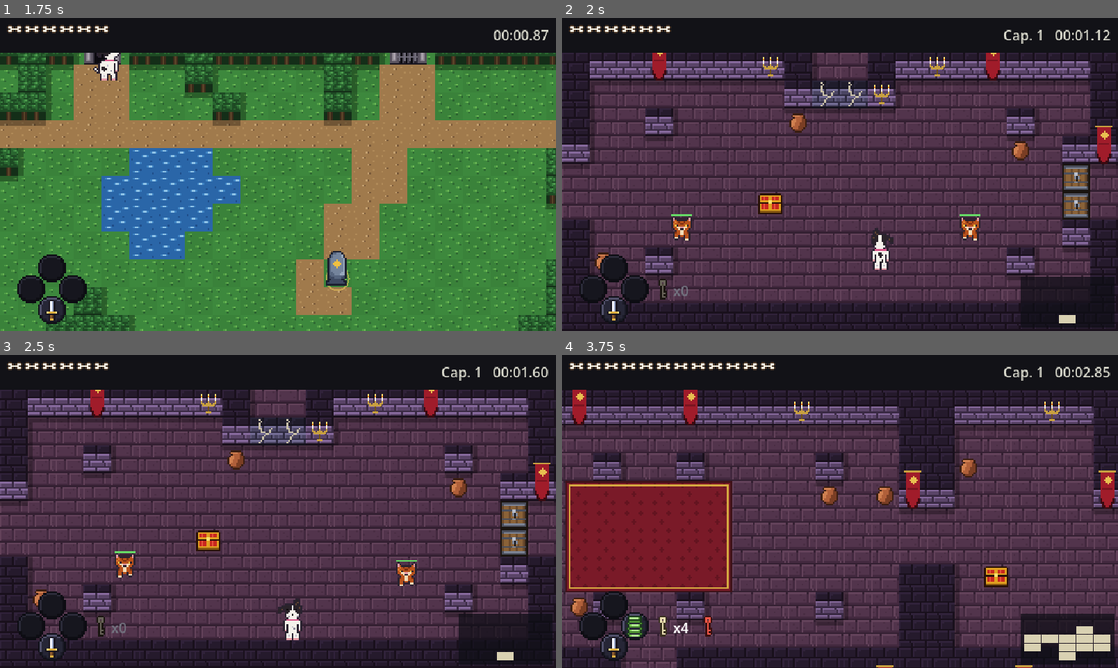
Above: before the commit, frames 1-4 (two rows, left to right).
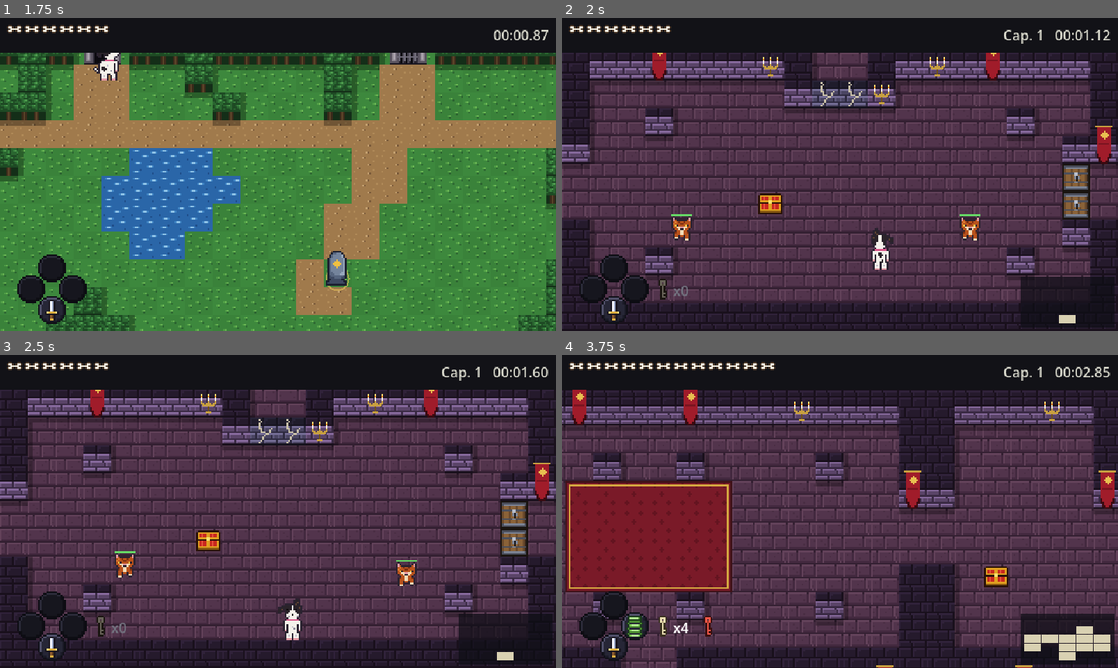
Above: after the commit, the same moments.

Repository: marcelozorza/Alttp2
Game: Godot game, scene res://tools/smoke_test.tscn
Same seed, same stepped clock (60 frames per second), same inputs: the game is played once before the commit and once after it. This scene is started directly instead of the project's main scene.
Inputs (mouse positions are in pixels of both pictures, inside the frame that each line leads up to):
- Up to frame 1 (1.75 s): click "Randomizado" at 0.5 s; tap Enter (ui_accept) at 1.25 s; move the mouse to (400, 158) at 1.27 s; hold D (move_right) from 1.28 s (still down); tap J (attack) at 1.35 s; click (400, 158) at 1.42 s; tap Space (jump) at 1.52 s
- Up to frame 2 (2 s): keep holding D (move_right)
- Up to frame 3 (2.5 s): move the mouse to (166, 527) at 2.02 s; release D (move_right) at 2.03 s; hold S (move_down) from 2.03 s (still down); tap J (attack) at 2.1 s; tap Space (jump) at 2.27 s
- Up to frame 4 (3.75 s): move the mouse to (895, 442) at 2.77 s; release S (move_down) at 2.78 s; hold D (move_right) 2.78-3.53 s; hold Shift (lock_facing) 2.78-3.53 s; tap J (attack) at 3.05 s; move the mouse to (812, 574) at 3.52 s; hold W (move_up) from 3.53 s (still down); tap L (use_bomb) at 3.6 s; click (812, 574) at 3.67 s

Frame 1 is identical in both runs. In frame 2, 0.4% of the frame differs, in the area x 5-84%, y 30-81%; in frame 3, 0.4%; in frame 4, 0.6%, in the area x 1-75%, y 33-84%.

Commit message:
Vasos fora, osso sorteado, melhorias progressivas e morte na seed
Ajustes pedidos por Marcelo nas impressões gravadas em 2026-11-07:

- Os vasos do castelo e das ruínas saem: eram só enfeite.
- O ossinho é sorteado em 30% dos inimigos mortos, em vez de um a cada
  três, e com 3 pontos de vida ou menos todo inimigo deixa um.
- A mola forte e a chama forte são progressivas: a primeira mola achada é
  a mola e a segunda é a mola forte. Corrige a seed travada em que a mola
  forte veio antes da mola. Jogo, lógica, gerador e conferidor usam a
  mesma regra, e o teste de fumaça confere.
- No modo randomizado a morte perde tudo: a seed recomeça do zero e o
  arquivo é gravado assim na hora.

Co-Authored-By: Claude Fable 5.1 <noreply@anthropic.com>
Claude-Session: https://claude.ai/code/session_016s7NevSgZhoYUZ8ynYMumd

Diff:
--- a/art/pot.svg
+++ /dev/null
@@ -1,86 +0,0 @@
-<svg xmlns="http://www.w3.org/2000/svg" width="20" height="22" viewBox="0 0 20 22" shape-rendering="crispEdges">
-<rect x="4" y="0" width="12" height="1" fill="#3a1e12"/>
-<rect x="4" y="1" width="12" height="1" fill="#3a1e12"/>
-<rect x="2" y="2" width="2" height="1" fill="#3a1e12"/>
-<rect x="4" y="2" width="8" height="1" fill="#d08050"/>
-<rect x="12" y="2" width="4" height="1" fill="#b0603a"/>
-<rect x="16" y="2" width="2" height="1" fill="#3a1e12"/>
-<rect x="2" y="3" width="2" height="1" fill="#3a1e12"/>
-<rect x="4" y="3" width="8" height="1" fill="#d08050"/>
-<rect x="12" y="3" width="4" height="1" fill="#b0603a"/>
-<rect x="16" y="3" width="2" height="1" fill="#3a1e12"/>
-<rect x="4" y="4" width="2" height="1" fill="#3a1e12"/>
-<rect x="6" y="4" width="8" height="1" fill="#b0603a"/>
-<rect x="14" y="4" width="2" height="1" fill="#7a3e24"/>
-<rect x="16" y="4" width="2" height="1" fill="#3a1e12"/>
-<rect x="4" y="5" width="2" height="1" fill="#3a1e12"/>
-<rect x="6" y="5" width="8" height="1" fill="#b0603a"/>
-<rect x="14" y="5" width="2" height="1" fill="#7a3e24"/>
-<rect x="16" y="5" width="2" height="1" fill="#3a1e12"/>
-<rect x="2" y="6" width="2" height="1" fill="#3a1e12"/>
-<rect x="4" y="6" width="4" height="1" fill="#d08050"/>
-<rect x="8" y="6" width="6" height="1" fill="#b0603a"/>
-<rect x="14" y="6" width="4" height="1" fill="#7a3e24"/>
-<rect x="18" y="6" width="2" height="1" fill="#3a1e12"/>
-<rect x="2" y="7" width="2" height="1" fill="#3a1e12"/>
-<rect x="4" y="7" width="4" height="1" fill="#d08050"/>
-<rect x="8" y="7" width="6" height="1" fill="#b0603a"/>
-<rect x="14" y="7" width="4" height="1" fill="#7a3e24"/>
-<rect x="18" y="7" width="2" height="1" fill="#3a1e12"/>
-<rect x="0" y="8" width="2" height="1" fill="#3a1e12"/>
-<rect x="2" y="8" width="6" height="1" fill="#d08050"/>
-<rect x="8" y="8" width="6" height="1" fill="#b0603a"/>
-<rect x="14" y="8" width="4" height="1" fill="#7a3e24"/>
-<rect x="18" y="8" width="2" height="1" fill="#3a1e12"/>
-<rect x="0" y="9" width="2" height="1" fill="#3a1e12"/>
-<rect x="2" y="9" width="6" height="1" fill="#d08050"/>
-<rect x="8" y="9" width="6" height="1" fill="#b0603a"/>
-<rect x="14" y="9" width="4" height="1" fill="#7a3e24"/>
-<rect x="18" y="9" width="2" height="1" fill="#3a1e12"/>
-<rect x="0" y="10" width="2" height="1" fill="#3a1e12"/>
-<rect x="2" y="10" width="4" height="1" fill="#d08050"/>
-<rect x="6" y="10" width="6" height="1" fill="#b0603a"/>
-<rect x="12" y="10" width="6" height="1" fill="#7a3e24"/>
-<rect x="18" y="10" width="2" height="1" fill="#3a1e12"/>
-<rect x="0" y="11" width="2" height="1" fill="#3a1e12"/>
-<rect x="2" y="11" width="4" height="1" fill="#d08050"/>
-<rect x="6" y="11" width="6" height="1" fill="#b0603a"/>
-<rect x="12" y="11" width="6" height="1" fill="#7a3e24"/>
-<rect x="18" y="11" width="2" height="1" fill="#3a1e12"/>
-<rect x="0" y="12" width="2" height="1" fill="#3a1e12"/>
-<rect x="2" y="12" width="4" height="1" fill="#d08050"/>
-<rect x="6" y="12" width="6" height="1" fill="#b0603a"/>
-<rect x="12" y="12" width="6" height="1" fill="#7a3e24"/>
-<rect x="18" y="12" width="2" height="1" fill="#3a1e12"/>
-<rect x="0" y="13" width="2" height="1" fill="#3a1e12"/>
-<rect x="2" y="13" width="4" height="1" fill="#d08050"/>
-<rect x="6" y="13" width="6" height="1" fill="#b0603a"/>
-<rect x="12" y="13" width="6" height="1" fill="#7a3e24"/>
-<rect x="18" y="13" width="2" height="1" fill="#3a1e12"/>
-<rect x="0" y="14" width="2" height="1" fill="#3a1e12"/>
-<rect x="2" y="14" width="2" height="1" fill="#d08050"/>
-<rect x="4" y="14" width="6" height="1" fill="#b0603a"/>
-<rect x="10" y="14" width="8" height="1" fill="#7a3e24"/>
-<rect x="18" y="14" width="2" height="1" fill="#3a1e12"/>
-<rect x="0" y="15" width="2" height="1" fill="#3a1e12"/>
-<rect x="2" y="15" width="2" height="1" fill="#d08050"/>
-<rect x="4" y="15" width="6" height="1" fill="#b0603a"/>
-<rect x="10" y="15" width="8" height="1" fill="#7a3e24"/>
-<rect x="18" y="15" width="2" height="1" fill="#3a1e12"/>
-<rect x="2" y="16" width="2" height="1" fill="#3a1e12"/>
-<rect x="4" y="16" width="6" height="1" fill="#b0603a"/>
-<rect x="10" y="16" width="6" height="1" fill="#7a3e24"/>
-<rect x="16" y="16" width="2" height="1" fill="#3a1e12"/>
-<rect x="2" y="17" width="2" height="1" fill="#3a1e12"/>
-<rect x="4" y="17" width="6" height="1" fill="#b0603a"/>
-<rect x="10" y="17" width="6" height="1" fill="#7a3e24"/>
-<rect x="16" y="17" width="2" height="1" fill="#3a1e12"/>
-<rect x="4" y="18" width="2" height="1" fill="#3a1e12"/>
-<rect x="6" y="18" width="8" height="1" fill="#7a3e24"/>
-<rect x="14" y="18" width="2" height="1" fill="#3a1e12"/>
-<rect x="4" y="19" width="2" height="1" fill="#3a1e12"/>
-<rect x="6" y="19" width="8" height="1" fill="#7a3e24"/>
-<rect x="14" y="19" width="2" height="1" fill="#3a1e12"/>
-<rect x="6" y="20" width="8" height="1" fill="#3a1e12"/>
-<rect x="6" y="21" width="8" height="1" fill="#3a1e12"/>
-</svg>
--- a/items/chest.gd
+++ b/items/chest.gd
@@ -52,6 +52,9 @@
 	Sfx.play(&"chest_open")
 	var player := get_tree().get_first_node_in_group("player") as Player
 	if player:
+		# O baú passa a mostrar o que de fato deu: a mola forte achada antes da
+		# mola é a mola.
+		item = Item.progressive(player.tool_bits(), item)
 		player.give_item(item)
 	opened.emit(self)
 	queue_redraw()
--- a/items/item.gd
+++ b/items/item.gd
@@ -14,6 +14,13 @@
 ## ferramenta. A chama forte derrete o gelo grosso e queima mais, e a mola
 ## forte dá um pulo mais alto, que sobe o degrau duplo. A partir do capítulo 2,
 ## cada capítulo novo melhora uma ferramenta em vez de criar outra.
+##
+## As melhorias são progressivas, como no randomizer do A Link to the Past: a
+## primeira mola encontrada é a mola e a segunda é a mola forte, seja qual for
+## a ordem dos baús, e o mesmo vale para a chama. Sem isso, uma seed podia dar
+## a mola forte antes da mola, e o jogador não pulava nem com a lógica achando
+## que sim (seed travada que Marcelo pegou em 2026-11-07). O jogo e a lógica
+## passam todo item por progressive antes de ganhá-lo.
 
 enum Id { NONE, BOMB, FIRE, SPRING, STRONG_FIRE, STRONG_SPRING, HEART, KEY, BOSS_KEY }
 
@@ -22,6 +29,8 @@
 ## Itens que ficam para sempre e entram na lógica como bits: as ferramentas,
 ## as melhorias e a chave grande.
 const PERMANENT := [Id.BOMB, Id.FIRE, Id.SPRING, Id.STRONG_FIRE, Id.STRONG_SPRING, Id.BOSS_KEY]
+## Cada melhoria e a ferramenta que ela melhora.
+const UPGRADES := {Id.STRONG_FIRE: Id.FIRE, Id.STRONG_SPRING: Id.SPRING}
 
 
 ## Bit do item num conjunto de ferramentas guardado como inteiro.
@@ -31,3 +40,21 @@
 
 static func has(tools: int, id: int) -> bool:
 	return (tools & bit(id)) != 0
+
+
+## O que um item vale para quem tem estas ferramentas: a melhoria vira a
+## ferramenta enquanto falta a ferramenta, e a ferramenta repetida vira a
+## melhoria.
+static func progressive(tools: int, id: int) -> int:
+	for upgrade: int in UPGRADES:
+		var base: int = UPGRADES[upgrade]
+		if id == upgrade and not has(tools, base):
+			return base
+		if id == base and has(tools, base):
+			return upgrade
+	return id
+
+
+## As ferramentas depois de ganhar o item, já progressivo.
+static func collect(tools: int, id: int) -> int:
+	return tools | bit(progressive(tools, id))
--- a/obstacles/ice_block.gd
+++ b/obstacles/ice_block.gd
@@ -44,7 +44,7 @@
 		height = size.y * (1.0 - float(_ticks_since_clear()) / _melt_ticks())
 		if height <= 0.0:
 			return
-	# Derretendo, cada bloco de 16 pixels afunda no chão: some a parte de cima.
+	# Derretendo, cada bloco de 32 pixels afunda no chão: some a parte de cima.
 	var offset := _shake_offset()
 	var visible_part := height / size.y
 	var rows := int(size.y / 32.0)
--- a/obstacles/ledge.gd
+++ b/obstacles/ledge.gd
@@ -7,7 +7,7 @@
 ## andar contra ela vindo do norte. A travessia fica a cargo do personagem
 ## (ver player.gd). A face só informa onde ficam as bordas e a altura.
 ##
-## O degrau comum tem 16 pixels. O degrau duplo tem 32, duas casas de face, e
+## O degrau comum tem 32 pixels. O degrau duplo tem 64, duas casas de face, e
 ## só o pulo da mola forte chega lá: o pulo comum bate na face e volta. A face
 ## dupla tem a própria pedra, mais escura, para o jogador ver de longe que o
 ## degrau é outro.
--- a/player/player.gd
+++ b/player/player.gd
@@ -159,7 +159,7 @@
 @export_group("Ferramentas")
 ## Altura do pulo da mola, em pixels. Com o passo fixo, o pico real fica um
 ## pouco abaixo (41 px para 44). Precisa passar da altura dos degraus, que é
-## de 16 pixels.
+## de 32 pixels.
 @export_range(16.0, 96.0, 1.0) var jump_height := 44.0
 ## Tempo no ar do pulo, em segundos.
 @export_range(0.2, 1.5, 0.05) var jump_time := 0.5
@@ -341,7 +341,7 @@
 		keys += 1
 		Sfx.play(&"item_key")
 	elif id in Item.PERMANENT:
-		_tools |= Item.bit(id)
+		_tools = Item.collect(_tools, id)
 		Sfx.play(&"item_tool")
 
 
--- a/progression/chapter_logic.gd
+++ b/progression/chapter_logic.gd
@@ -154,7 +154,7 @@
 			if item == Item.Id.KEY:
 				keys += 1
 			elif item in Item.PERMANENT:
-				tools |= Item.bit(item)
+				tools = Item.collect(tools, item)
 	return {
 		"reached": reached, "tools": tools, "keys": keys, "collected": collected, "order": order
 	}
--- a/progression/chapter_map.gd
+++ b/progression/chapter_map.gd
@@ -2,7 +2,7 @@
 extends RefCounted
 ## Grade de um capítulo lida de linhas de texto.
 ##
-## Cada caractere é uma casa de 16 pixels:
+## Cada caractere é uma casa de 32 pixels:
 ## - "#" parede, " " fora do mapa, "." chão, ":" chão alto, o topo de um degrau,
 ##   "^" chão mais alto, o topo de um degrau duplo.
 ## - "@" início do personagem.
--- a/progression/flow.gd
+++ b/progression/flow.gd
@@ -27,6 +27,12 @@
 	tree.change_scene_to_file(TITLE_SCENE)
 
 
+## Vai ao mundo, na pedra de salvamento ou na entrada guardada em Progress.
+static func go_to_overworld(tree: SceneTree) -> void:
+	tree.paused = false
+	tree.change_scene_to_file(OVERWORLD_SCENE)
+
+
 ## Recomeça a cena atual do zero: um capítulo volta ao início, com o que o
 ## personagem tinha ao entrar, porque nada do meio do capítulo fica gravado.
 static func restart_scene(tree: SceneTree) -> void:
--- a/progression/progress.gd
+++ b/progression/progress.gd
@@ -74,6 +74,14 @@
 	start_new()
 	seed = seed_value
 	seed_items = Randomizer.generate(seed_value)
+
+
+## No modo randomizado, a morte perde tudo: a mesma seed recomeça do zero, e o
+## arquivo é gravado assim na hora, para que sair do jogo na tela de derrota
+## não salve a partida (decisão de Marcelo em 2026-11-07, jogando).
+static func restart_seed() -> void:
+	start_seed(seed)
+	save()
 
 
 static func is_done(chapter: int) -> bool:
--- a/progression/randomizer.gd
+++ b/progression/randomizer.gd
@@ -88,7 +88,7 @@
 				collected[key] = true
 				var item: int = table[chapter].get(letter, Item.Id.NONE)
 				if item in PROGRESSION:
-					tools |= Item.bit(item)
+					tools = Item.collect(tools, item)
 					gained = true
 	for item: int in PROGRESSION:
 		if not Item.has(tools, item):
@@ -126,9 +126,11 @@
 	_shuffle(pool, rng)
 	while not pool.is_empty():
 		var item: int = pool.pop_back()
+		# O que o jogador teria com o resto do saco: com uma só mola no saco,
+		# ele tem a mola e não a mola forte, porque os itens são progressivos.
 		var assumed := 0
 		for other: int in pool:
-			assumed |= Item.bit(other)
+			assumed = Item.collect(assumed, other)
 		var options := _available(logics, table, assumed)
 		if options.is_empty():
 			return {}
--- a/tools/smoke_test.gd
+++ b/tools/smoke_test.gd
@@ -478,6 +478,17 @@
 	var other := Randomizer.generate(7)
 	print("SEED: 123456 -> %s" % Randomizer.describe(first))
 	print("SEED: 7 -> %s" % Randomizer.describe(other))
+	var first_spring := Item.progressive(0, Item.Id.STRONG_SPRING)
+	var both := Item.collect(Item.collect(0, Item.Id.STRONG_SPRING), Item.Id.STRONG_SPRING)
+	print(
+		(
+			"ITENS: mola forte antes da mola vira %s, duas molas fortes dão mola e mola forte %s"
+			% [
+				Item.Id.keys()[first_spring],
+				Item.has(both, Item.Id.SPRING) and Item.has(both, Item.Id.STRONG_SPRING),
+			]
+		)
+	)
 	print(
 		(
 			"SEED: igual de novo %s, diferente da 7 %s"
--- a/ui/defeat_screen.gd
+++ b/ui/defeat_screen.gd
@@ -4,6 +4,10 @@
 ## de um instante o jogo para e a tela aparece: tentar de novo, que recomeça
 ## a dungeon do início, com o que o personagem tinha ao entrar (decisão de
 ## Marcelo em 2026-11-06), ou sair.
+##
+## No modo randomizado a morte perde tudo (decisão dele em 2026-11-07): a seed
+## é zerada e gravada assim que a tela aparece, e os botões são recomeçar a
+## seed, no mundo e sem nada, ou voltar ao menu.
 ##
 ## Os botões só respondem depois de um instante, para que o botão de ataque,
 ## que também confirma, não escolha nada por acidente.
@@ -28,8 +32,13 @@
 	visible = false
 	var column := MenuKit.centered_column(self, Color(0.12, 0.02, 0.04, 0.85))
 	column.add_child(MenuKit.label("Derrota", 32))
-	_buttons.append(MenuKit.button("Tentar de novo", _on_retry))
-	_buttons.append(MenuKit.button(exit_text, _on_exit))
+	if _seed_mode():
+		column.add_child(MenuKit.label("Na seed, a morte perde tudo.", 16))
+		_buttons.append(MenuKit.button("Recomeçar a seed", _on_retry))
+		_buttons.append(MenuKit.button("Menu", _on_exit))
+	else:
+		_buttons.append(MenuKit.button("Tentar de novo", _on_retry))
+		_buttons.append(MenuKit.button(exit_text, _on_exit))
 	for button: Button in _buttons:
 		column.add_child(button)
 	_connect_player.call_deferred()
@@ -49,6 +58,8 @@
 		return
 	get_tree().paused = true
 	visible = true
+	if _seed_mode():
+		Progress.restart_seed()
 	for button: Button in _buttons:
 		button.disabled = true
 	await get_tree().create_timer(INPUT_DELAY).timeout
@@ -59,11 +70,18 @@
 
 func _on_retry() -> void:
 	visible = false
-	Flow.restart_scene(get_tree())
+	if _seed_mode():
+		Flow.go_to_overworld(get_tree())
+	else:
+		Flow.restart_scene(get_tree())
 
 
 func _on_exit() -> void:
-	if exit_to_title:
+	if exit_to_title or _seed_mode():
 		Flow.go_to_title(get_tree())
 	else:
 		Flow.leave_chapter(get_tree())
+
+
+static func _seed_mode() -> bool:
+	return Progress.active and Progress.seed != 0
--- a/world/chapter/chapter.gd
+++ b/world/chapter/chapter.gd
@@ -70,10 +70,14 @@
 const HEAVY_BLOCK_SCENE := preload("res://objects/heavy_block.tscn")
 const FLOOR_SWITCH_SCENE := preload("res://objects/floor_switch.tscn")
 
-## A cada tantos inimigos mortos, o último deixa um ossinho que recupera vida
-## (pedido de Marcelo em 2026-11-07, para a morte, que recomeça a dungeon, não
-## ficar dura demais). Zero desliga. A contagem recomeça com a dungeon.
-@export_range(0, 10, 1) var bone_drop_every := 3
+## Chance, em cem, de um inimigo morto deixar um ossinho que recupera vida
+## (pedido de Marcelo em 2026-11-07, para a morte não ficar dura demais). É
+## sorteio, e não a cada tantos inimigos, para às vezes surpreender e às vezes
+## demorar, como ele pediu ao jogar. Zero desliga.
+@export_range(0, 100, 1) var bone_drop_chance := 30
+## Com esta vida ou menos, todo inimigo morto deixa um ossinho (pedido dele em
+## 2026-11-07).
+@export_range(0, 40, 1) var bone_drop_sure_health := 3
 
 ## Ticks de jogo desde o início do capítulo, para o cronômetro.
 var elapsed_ticks := 0
@@ -82,8 +86,6 @@
 var map: ChapterMap
 
 var _player: Player
-## Inimigos mortos nesta dungeon, para o ossinho.
-var _kills := 0
 ## Sala atual, em unidades de sala de uma tela.
 var _room := Rect2i(-1000, -1000, 1, 1)
 ## Salas em que o personagem já esteve, para o minimapa.
@@ -319,14 +321,20 @@
 	_spawn_relic.call_deferred(room)
 
 
-## Conta os inimigos mortos e, a cada bone_drop_every, deixa um ossinho onde o
-## último caiu. O ossinho fica com os efeitos do chão e some ao trocar de sala.
+## Sorteia um ossinho onde o inimigo caiu, sempre quando a vida está baixa. O
+## ossinho fica com os efeitos do chão e some ao trocar de sala.
 func _on_enemy_died(enemy: Enemy) -> void:
-	_kills += 1
-	if bone_drop_every > 0 and _kills % bone_drop_every == 0:
-		var bone := BONE_DROP_SCENE.instantiate() as BoneDrop
-		bone.position = enemy.global_position
-		_floor_effects.add_child(bone)
+	if not _drops_bone():
+		return
+	var bone := BONE_DROP_SCENE.instantiate() as BoneDrop
+	bone.position = enemy.global_position
+	_floor_effects.add_child(bone)
+
+
+func _drops_bone() -> bool:
+	if _player and _player.health <= bone_drop_sure_health:
+		return true
+	return randi_range(1, 100) <= bone_drop_chance
 
 
 func _spawn_relic(room: Rect2i) -> void:
--- a/world/dungeon_theme.gd
+++ b/world/dungeon_theme.gd
@@ -6,12 +6,15 @@
 ## quatro esboços da mesma sala em estilos diferentes):
 ##
 ## - Pedra: o tutorial, a dungeon crua, com tochas e ossos pelo chão.
-## - Castelo: o capítulo 1, roxo e dourado, com candelabros, estandartes,
-##   vasos e um tapete vermelho no centro das salas.
+## - Castelo: o capítulo 1, roxo e dourado, com candelabros, estandartes e
+##   um tapete vermelho no centro das salas.
 ## - Gelo: o capítulo 2, azul, com tochas de chama azul, estalactites, geada no
 ##   chão e cristais de gelo.
 ## - Ruínas: o capítulo 3, verde e tomado pelo mato, com trepadeiras, teias nos
-##   cantos, musgo, vasos e ossos.
+##   cantos, musgo e ossos.
+##
+## Não há vasos: Marcelo os tirou em 2026-11-07, porque eram só enfeite, como
+## os potes do A Link to the Past, sem utilidade no jogo.
 ##
 ## Os tiles dos temas são trocas de paleta dos tiles de pedra (art/source, com
 ## "usa"), então a forma das lajotas e dos tijolos é a mesma em todos. Os
@@ -32,7 +35,6 @@
 const BANNER := preload("res://art/banner.svg")
 const VINE := preload("res://art/vine.svg")
 const BONES_PILE := preload("res://art/bones_pile.svg")
-const POT := preload("res://art/pot.svg")
 const ICE_CRYSTAL := preload("res://art/ice_crystal.svg")
 const FROST := preload("res://art/frost.svg")
 const ICICLES := preload("res://art/icicles.svg")
@@ -114,8 +116,6 @@
 	theme.sconce_spacing = 6
 	theme.hangings.assign([BANNER])
 	theme.hanging_chance = 18
-	theme.floor_props.assign([POT])
-	theme.floor_prop_chance = 4
 	theme.carpet = CARPET
 	return theme
 
@@ -143,7 +143,7 @@
 	theme.sconce_spacing = 7
 	theme.hangings.assign([VINE])
 	theme.hanging_chance = 22
-	theme.floor_props.assign([POT, BONES_PILE])
+	theme.floor_props.assign([BONES_PILE])
 	theme.overlay = MOSS_PATCH
 	theme.overlay_chance = 12
 	theme.cobweb = COBWEB
Not shown, removed: art/source/pot.txt
Not shown, changed: docs/design.md
